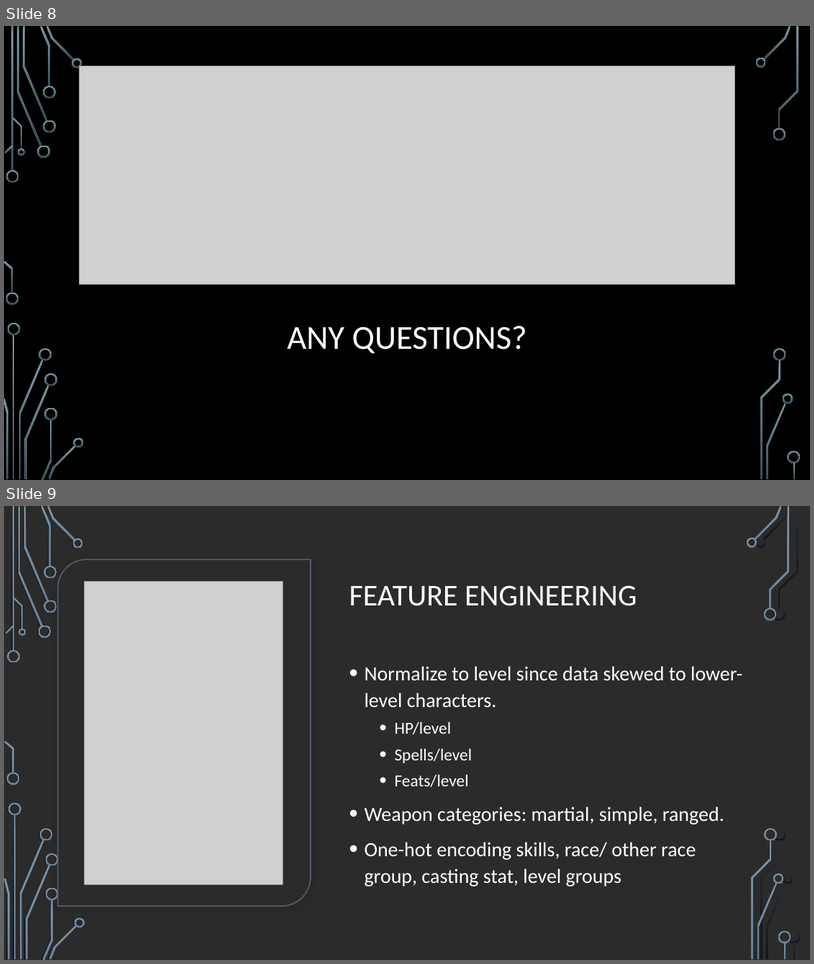
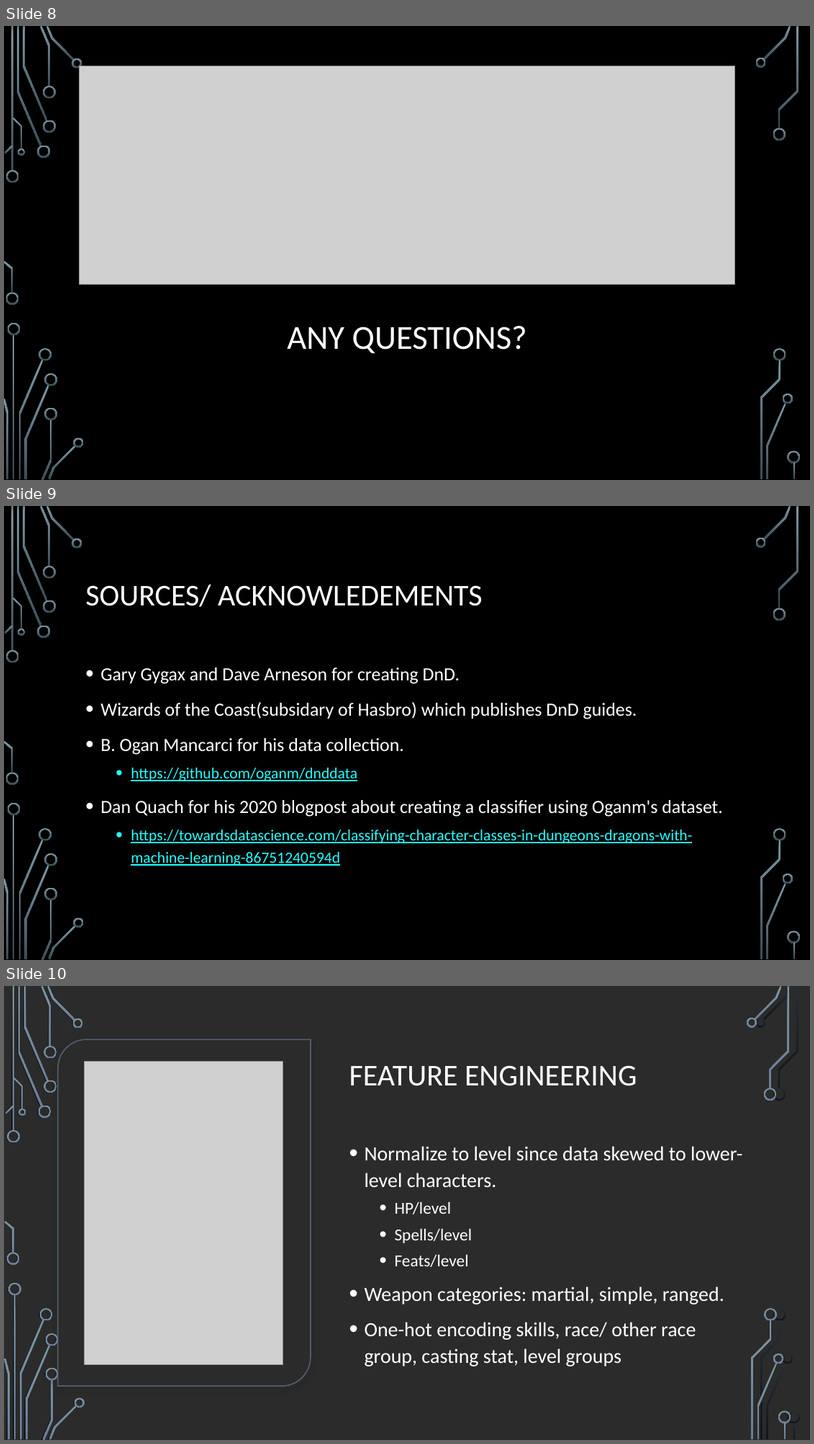
Before and after one commit to geeselouise/classy_dnd, a slide deck: Dungeons_and_dragons.pptx. Shown one above the other, each under a label of ours: slides 8 and 9 before the commit, slides 8, 9 and 10 after it. The pictures are 814x964 and 814x1444 pixels, drawn with LibreOffice and Linux fonts; fonts in the diff are those of the drawing; grey boxes stand for pictures; background and template pictures are left out; a plain dark background stands for a picture behind light text. Boxes give left, top, right and bottom in pixels: in the first picture for what was removed or moved away, otherwise in the second. Text is boxed around its words. In the diff, an @@ line names an element or a change of style, - is before the commit and + after.

```diff
--- a/Dungeons_and_dragons.pptx
+++ b/Dungeons_and_dragons.pptx
@@ slide 9 added at (4, 506, 810, 960), background picture (left out); not listed: 36 template elements that a slide beside it also shows @@
@@ title added at (85, 584, 482, 607), 36 pt, text #FFFFFF @@
+SOURCES/ ACKNOWLEDEMENTS
@@ text added at (100, 667, 723, 865), 22.2 pt, text #FFFFFF @@
+• Gary Gygax and Dave Arneson for creating DnD.
+• Wizards of the Coast(subsidary of Hasbro) which publishes DnD guides.
+• B. Ogan Mancarci for his data collection.
+  • https://github.com/oganm/dnddata
+• Dan Quach for his 2020 blogpost about creating a classifier using Oganm's dataset.
+  • https://towardsdatascience.com/classifying-character-classes-in-dungeons-dragons-with-machine-learning-86751240594d
@@ what was slide 9 is now slide 10 @@
```
Also in this commit, not shown: 2 other files.
